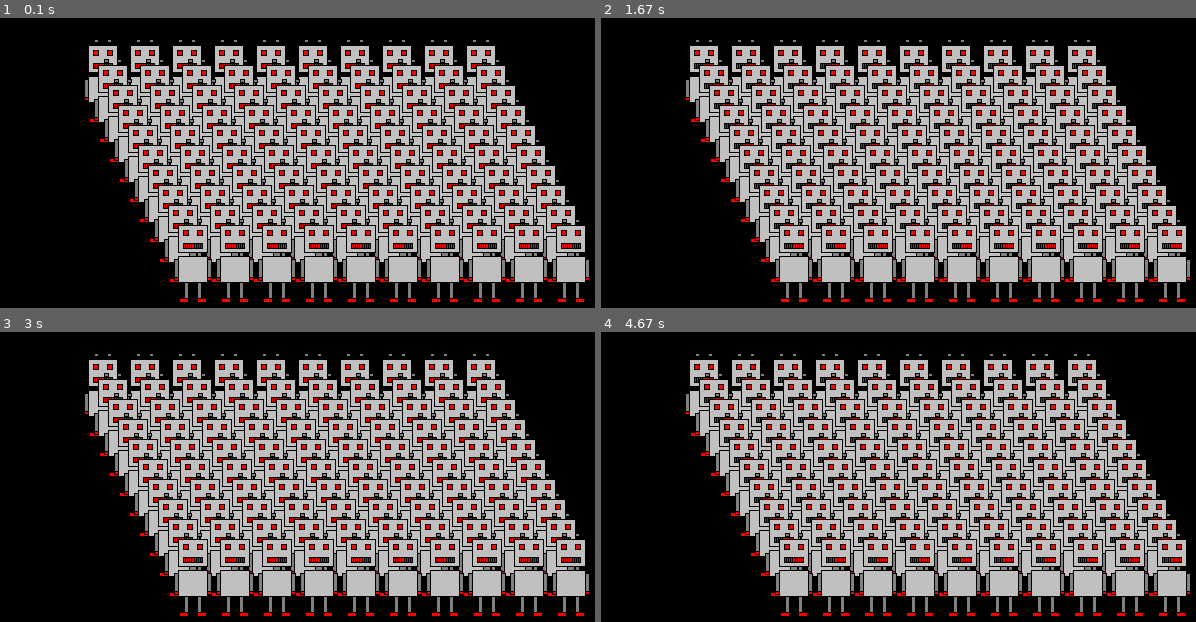
Above: before the commit, frames 1-4 (two rows, left to right).
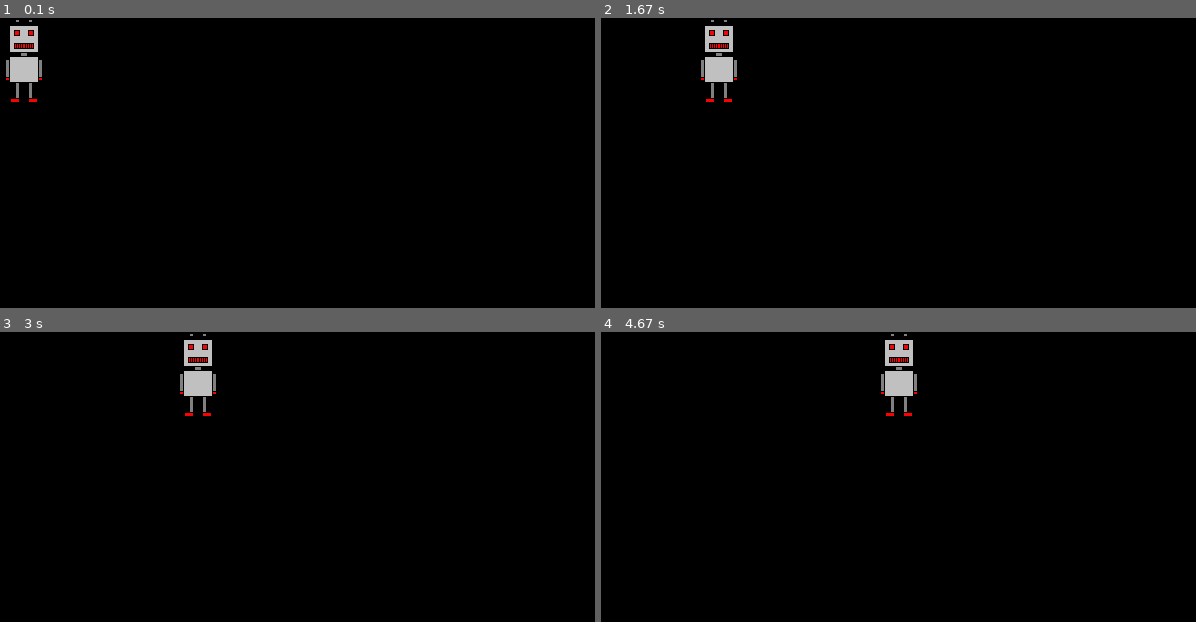
Above: after the commit, the same moments.

Repository: Yokanisha/LearnPygame
Game: pygame game, started from main.py
Two runs of this game, one before a commit and one after it. Both use one fixed random seed, a clock stepped at 60 frames per second and the inputs below.
Inputs:
- Up to frame 1 (0.1 s): no input
- Up to frame 2 (1.67 s): no input
- Up to frame 3 (3 s): no input
- Up to frame 4 (4.67 s): no input

The runs differ from the first frame. In frame 1, 45% of the frame differs, in the area x 1-99%, y 0-98%; in frame 2, 44%; in frame 3, 44%; in frame 4, 44%.

Commit message:
commit 3

Diff:
--- a/main.py
+++ b/main.py
@@ -1,39 +1,26 @@
 import pygame
 import random
 
-pygame.init()   # initializes the pygame module
+pygame.init()  # initializes the pygame module
 window = pygame.display.set_mode((640, 480))
 
 robot = pygame.image.load("robot.png")
 
-window.fill((0, 0, 0))
-
 width = robot.get_width()
 height = robot.get_height()
-#window.blit(robot, ((640-width)/2, (480-height)/2))
-#window.blit(robot, (0, 0))
-#window.blit(robot, (640-width, 0))
-#window.blit(robot, (0, 480-height))
-#window.blit(robot, (640-width, 480-height))
 
-#Like in the university
-for i in range(10):
-    for j in range(10):
-        window.blit(robot, (42*(2+j) + i*10, 20*(1+i)))
-        print(i, " : ", j)
 
-""" random robots
-for _ in range(1000):
-    rangeOfWidth = random.randint(0, 640 - width)
-    rangeOfHeight = random.randint(0, 480 - height)
-
-    window.blit(robot, (rangeOfWidth, rangeOfHeight))
-    print(rangeOfWidth)
-"""
-
-pygame.display.flip()   # updates the contents of the window
+x, y = 0, 0
+clock = pygame.time.Clock()
+window.fill((0, 0, 0))
 
 while True:
     for event in pygame.event.get():
         if event.type == pygame.QUIT:
             exit()
+
+    window.blit(robot, (x, y))
+    pygame.display.flip()  # updates the contents of the window
+
+    x += 1
+    clock.tick(60) # the loop should be executed 60 times a second
